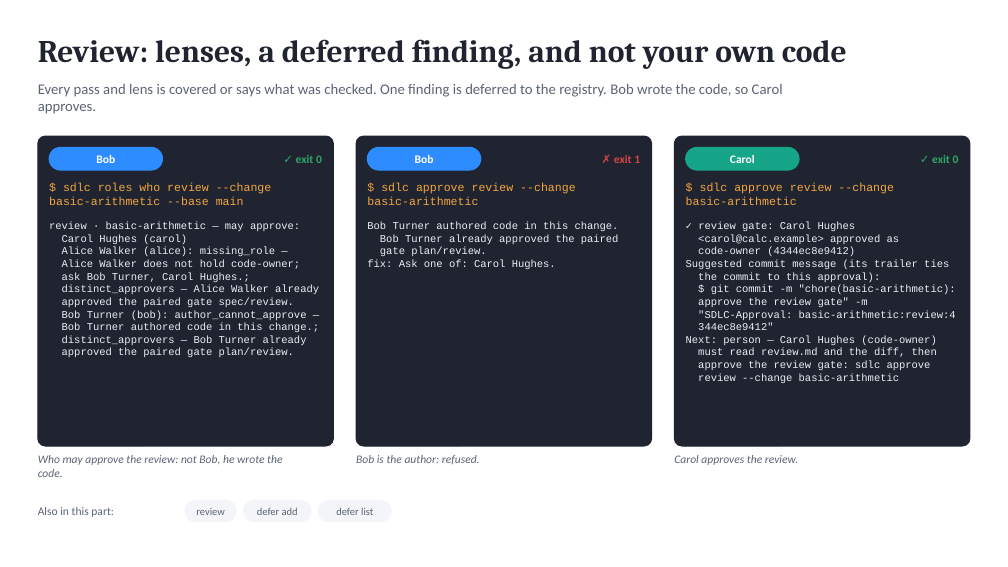
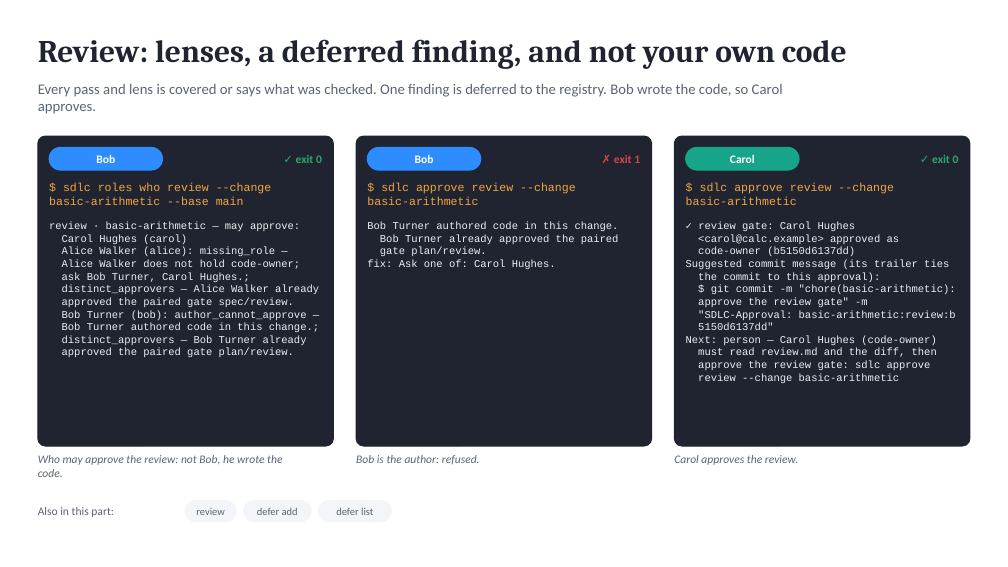
Before and after one commit to marin-ai-tech/sdlc, a slide deck: slide 12 of docs/demo/sdlc-calculator-demo.en.pptx. Drawn at 1008x567 pixels with LibreOffice and Linux fonts; fonts in the diff are those of the drawing. Boxes give left, top, right and bottom in pixels: in the first picture for what was removed or moved away, otherwise in the second. Text is boxed around its words. In the diff, an @@ line names an element or a change of style, - is before the commit and + after.

```diff
--- a/docs/demo/sdlc-calculator-demo.en.pptx
+++ b/docs/demo/sdlc-calculator-demo.en.pptx
@@ text at (x1=698, y1=247, x2=855, y2=256): text changed @@
-code-owner (4344ec8e9412)
+code-owner (b5150d6137dd)
@@ text at (x1=698, y1=310, x2=956, y2=330): text changed @@
-"SDLC-Approval: basic-arithmetic:review:4
-344ec8e9412"
+"SDLC-Approval: basic-arithmetic:review:b
+5150d6137dd"
```
Also in this commit, not shown: 5 other slides changed, 41 other files.
